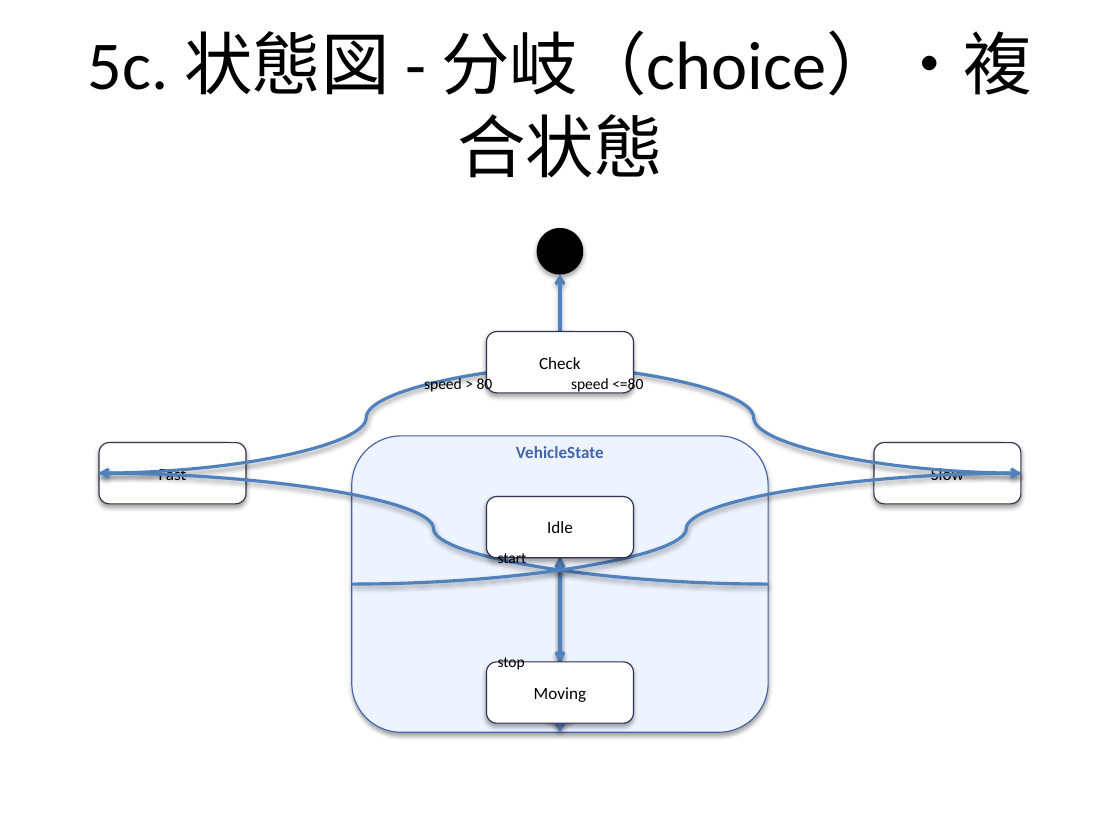
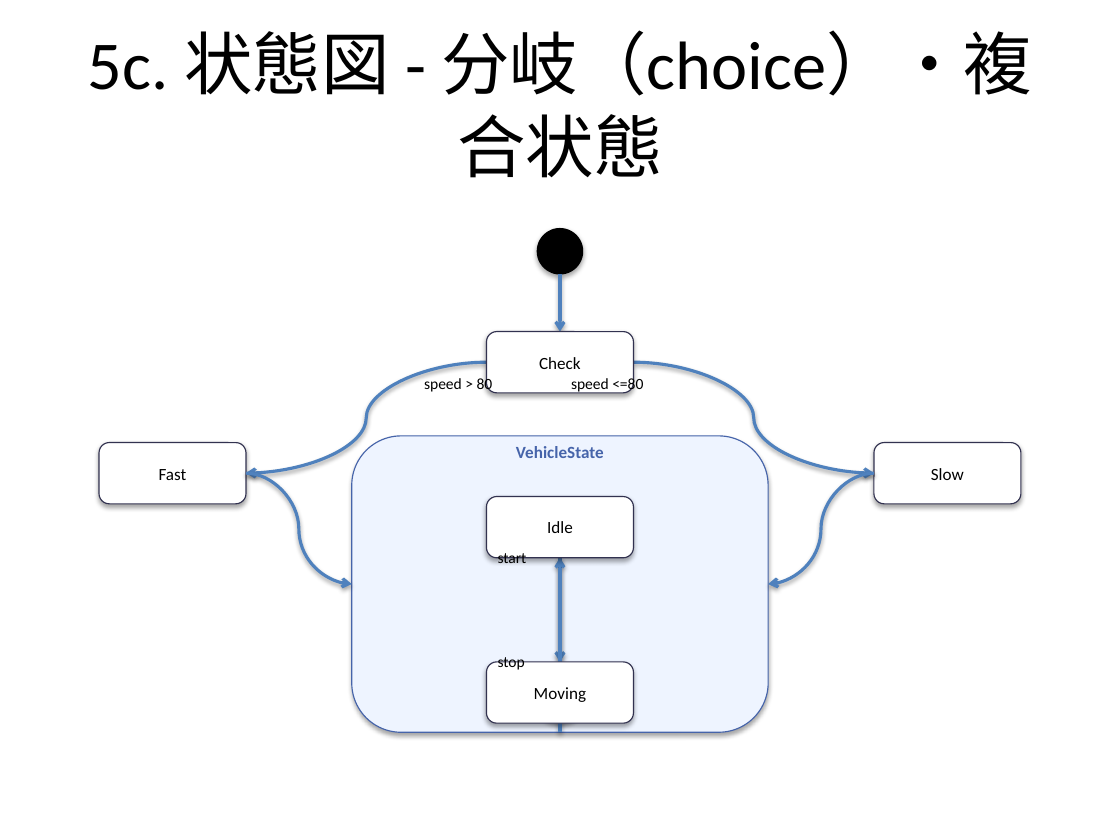
Before and after one commit to notfolder/qmd_to_pptx, a slide deck: slide 22 of demo_full.pptx. Drawn at 1120x840 pixels with LibreOffice and Linux fonts; fonts in the diff are those of the drawing. Boxes give left, top, right and bottom in pixels: in the first picture for what was removed or moved away, otherwise in the second. Text is boxed around its words. In the diff, an @@ line names an element or a change of style, - is before the commit and + after.

```diff
--- a/demo_full.pptx
+++ b/demo_full.pptx
@@ curved arrow (560, 274) - (560, 332): arrowheads changed @@
@@ curved arrow moved from (634, 362) - (99, 473) to (486, 362) - (246, 473) @@
@@ curved arrow (486, 362) - (246, 473): arrowheads changed @@
@@ curved arrow moved from (486, 362) - (1021, 473) to (634, 362) - (874, 473) @@
@@ curved arrow (634, 362) - (874, 473): arrowheads changed @@
@@ curved arrow moved from (99, 473) - (768, 585) to (246, 473) - (352, 585) @@
@@ curved arrow (246, 473) - (352, 585): arrowheads changed @@
@@ curved arrow moved from (1021, 473) - (352, 585) to (874, 473) - (768, 585) @@
@@ curved arrow (874, 473) - (768, 585): arrowheads changed @@
@@ curved arrow (560, 558) - (560, 662): arrowheads changed @@
@@ curved arrow (560, 662) - (560, 558): arrowheads changed @@
@@ curved arrow (560, 732) - (560, 668): arrowheads changed @@
```
Also in this commit, not shown: 11 other slides changed, 5 other files.
